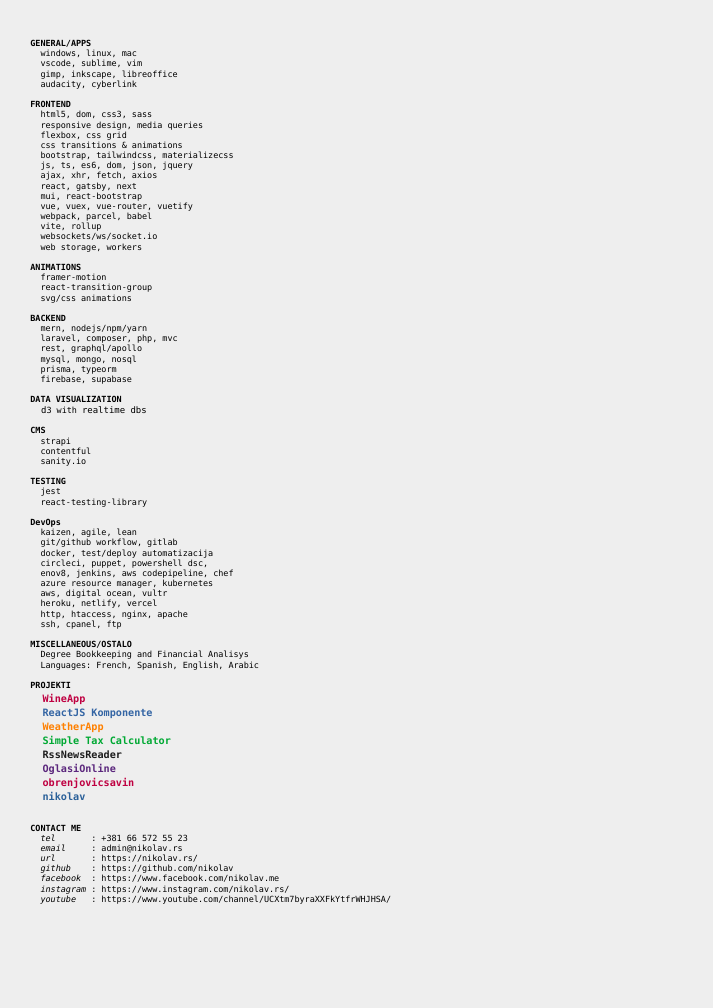
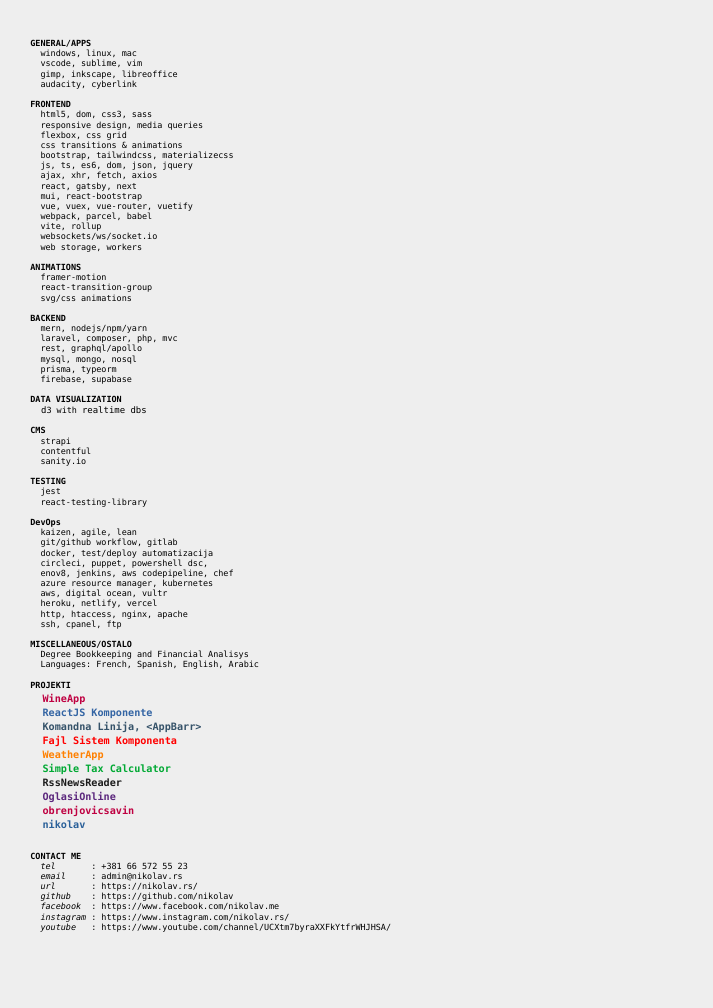
Before and after one commit to nikolav/nikolav.rs, a slide deck: slide 1 of etc/nikolav-tech.odp. Drawn at 713x1008 pixels with LibreOffice and Linux fonts; fonts in the diff are those of the drawing. Boxes give left, top, right and bottom in pixels: in the first picture for what was removed or moved away, otherwise in the second. Text is boxed around its words. In the diff, an @@ line names an element or a change of style, - is before the commit and + after.

```diff
--- a/etc/nikolav-tech.odp
+++ b/etc/nikolav-tech.odp
@@ text at bbox=[43, 722, 201, 746]: paragraphs added @@
+Komandna Linija, <AppBarr>
+Fajl Sistem Komponenta
```
Also in this commit, not shown: 3 other files.
